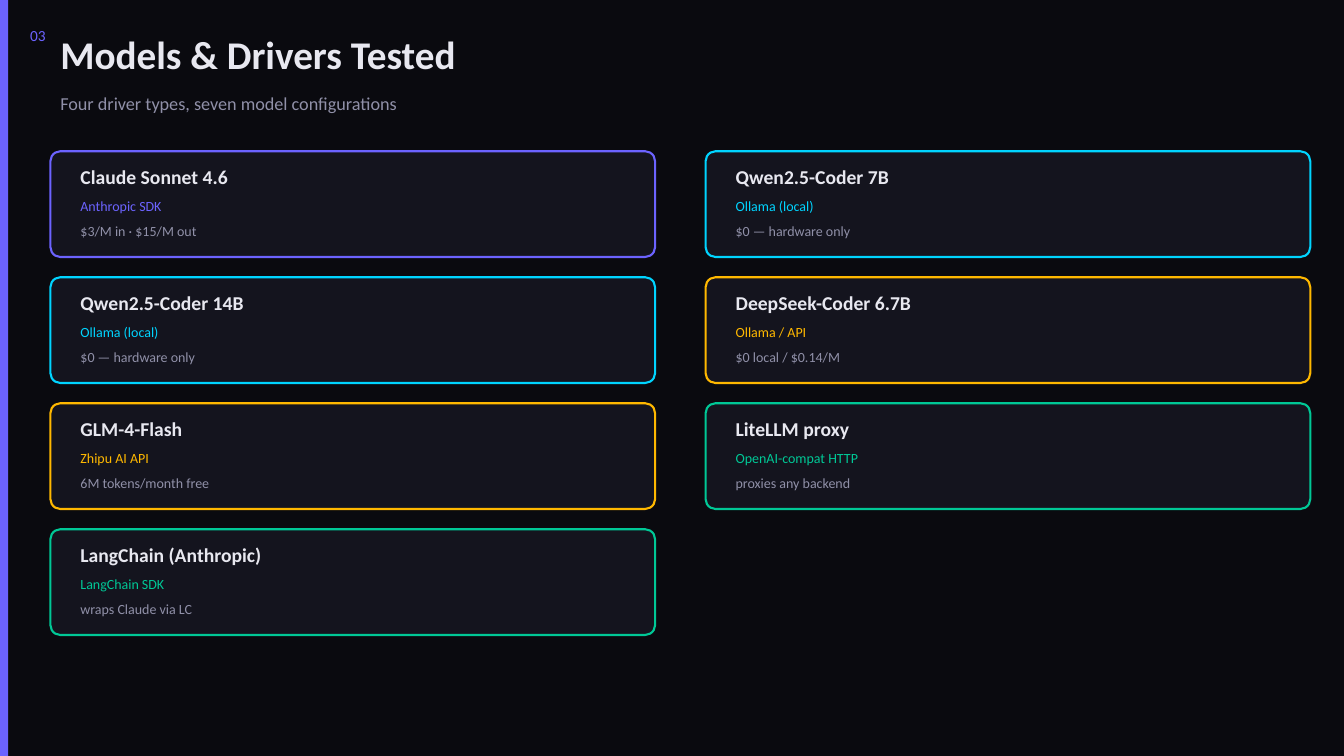
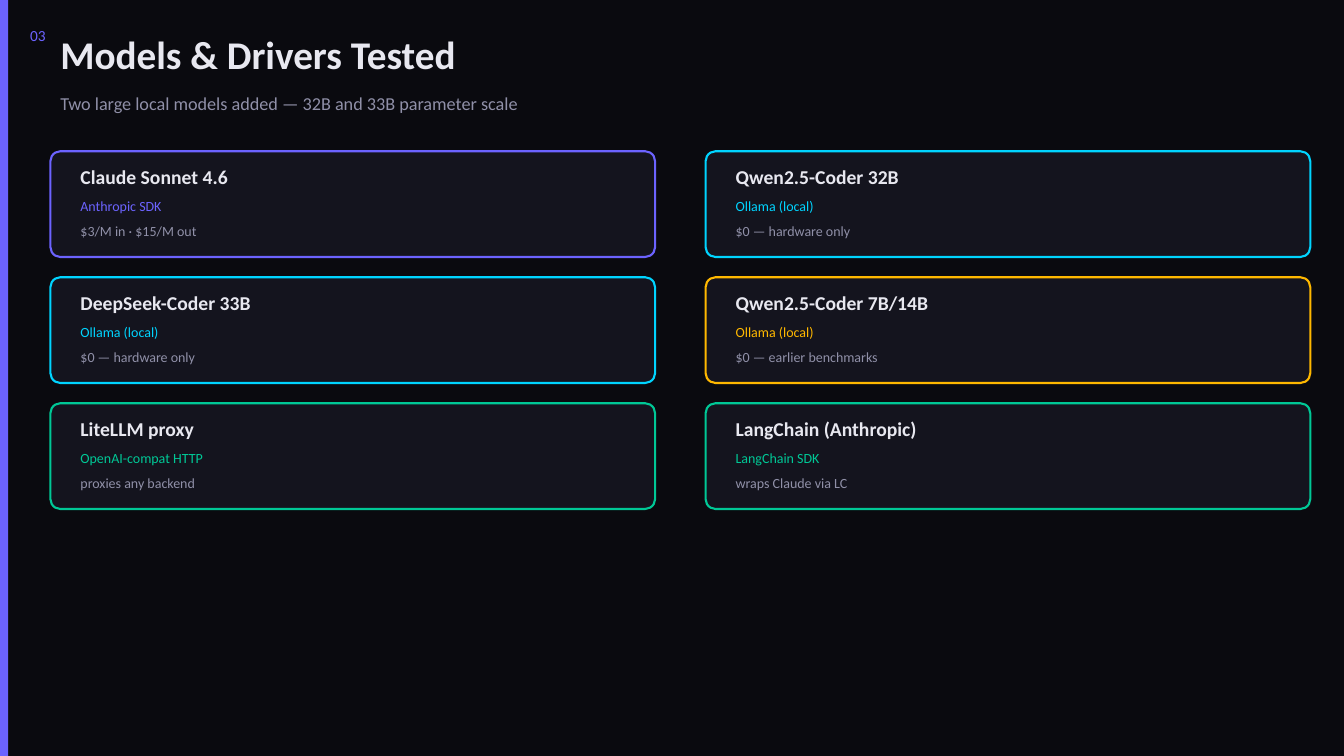
Before and after one commit to dhir-man/Claude-Trading-Bot, a slide deck: slide 3 of LLM-Coding-Eval-Report.pptx. Drawn at 1344x756 pixels with LibreOffice and Linux fonts; fonts in the diff are those of the drawing. Boxes give left, top, right and bottom in pixels: in the first picture for what was removed or moved away, otherwise in the second. Text is boxed around its words. In the diff, an @@ line names an element or a change of style, - is before the commit and + after.

```diff
--- a/LLM-Coding-Eval-Report.pptx
+++ b/LLM-Coding-Eval-Report.pptx
@@ text at box(60, 97, 518, 113): text changed @@
-Four driver types, seven model configurations
+Two large local models added — 32B and 33B parameter scale
@@ text at box(736, 170, 899, 187): text changed @@
-Qwen2.5-Coder 7B
+Qwen2.5-Coder 32B
@@ text at box(80, 296, 251, 313): text changed @@
-Qwen2.5-Coder 14B
+DeepSeek-Coder 33B
@@ text at box(736, 296, 928, 313): text changed @@
-DeepSeek-Coder 6.7B
+Qwen2.5-Coder 7B/14B
@@ text at box(736, 327, 814, 339): text changed @@
-Ollama / API
+Ollama (local)
@@ text at box(736, 352, 878, 364): text changed @@
-$0 local / $0.14/M
+$0 — earlier benchmarks
@@ rounded rectangle at box(50, 403, 655, 509): outline #FFB800 1.5 pt to #00C896 1.5 pt @@
@@ text at box(80, 422, 194, 439): text changed @@
-GLM-4-Flash
+LiteLLM proxy
@@ text at box(736, 421, 917, 440): text changed @@
-LiteLLM proxy
+LangChain (Anthropic)
@@ text at box(80, 454, 203, 465): text changed; text colour #FFB800 to #00C896 @@
-Zhipu AI API
+OpenAI-compat HTTP
@@ text at box(80, 478, 194, 490): text changed @@
-6M tokens/month free
+proxies any backend
@@ text at box(736, 453, 819, 466): text changed @@
-OpenAI-compat HTTP
+LangChain SDK
@@ text at box(736, 478, 847, 490): text changed @@
-proxies any backend
+wraps Claude via LC
@@ rounded rectangle removed at box(50, 529, 655, 635) @@
@@ text removed at box(80, 547, 262, 566) @@
-LangChain (Anthropic)
@@ text removed at box(80, 579, 164, 592) @@
-LangChain SDK
@@ text removed at box(80, 604, 192, 616) @@
-wraps Claude via LC
```
Also in this commit, not shown: 6 other slides changed, 3 slides added, 3 slides removed, 5 other files.
